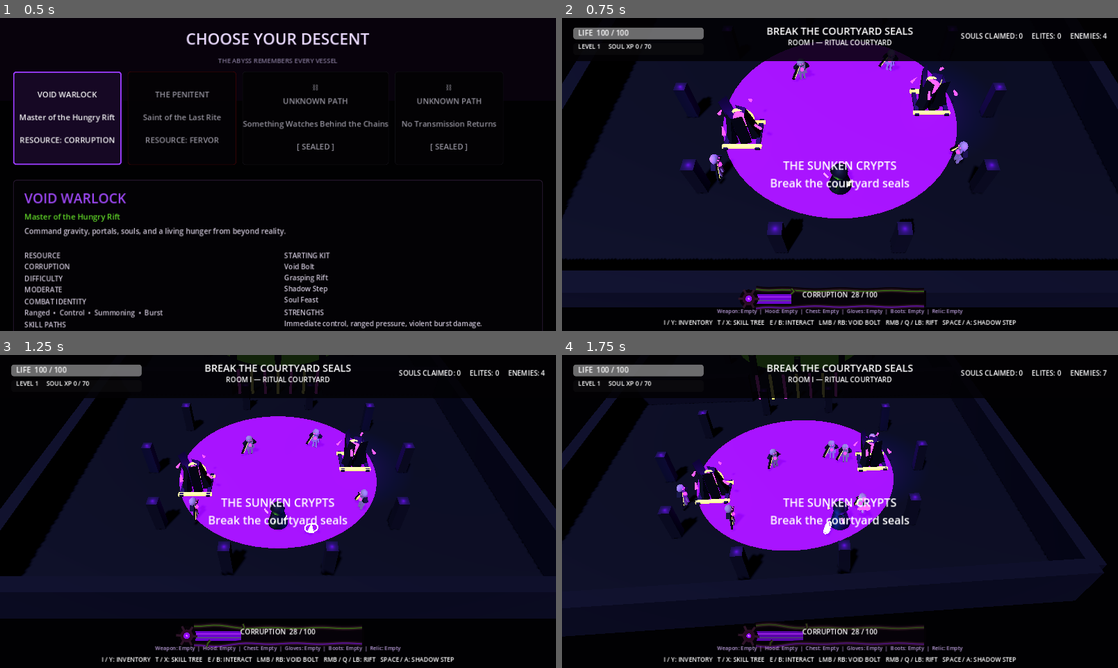
Above: before the commit, frames 1-4 (two rows, left to right).
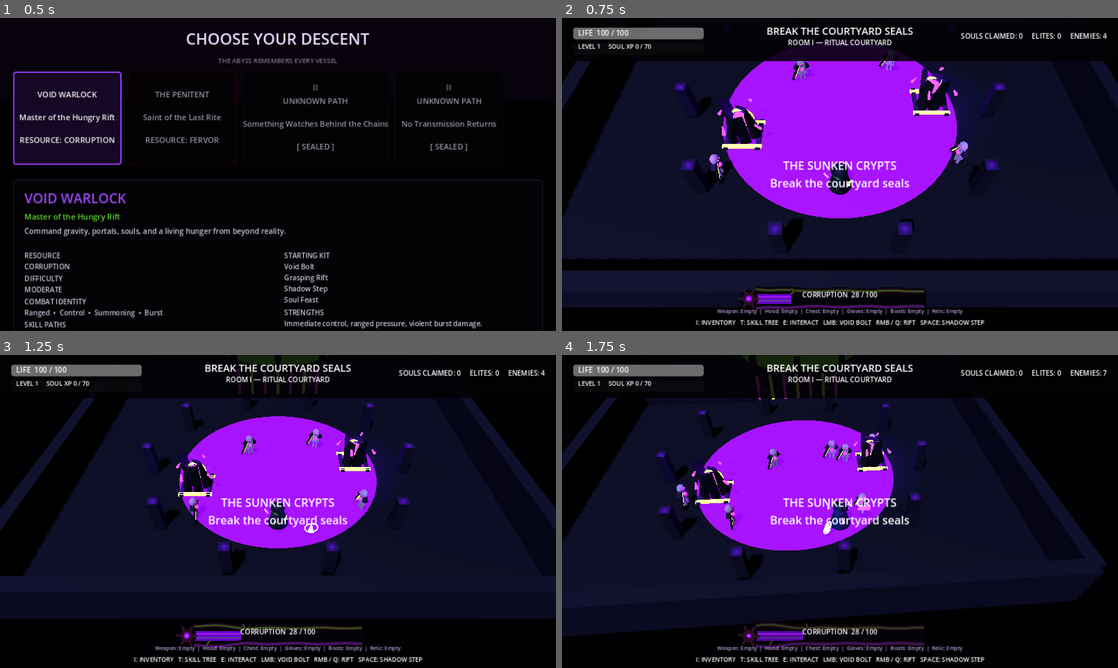
Above: after the commit, the same moments.

Repository: D3MISEarch/ABYSSFALL
Game: Godot game, scene res://main.tscn
Same seed, same stepped clock (60 frames per second), same inputs: the game is played once before the commit and once after it.
Inputs (mouse positions are in pixels of both pictures, inside the frame that each line leads up to):
- Up to frame 1 (0.5 s): no input
- Up to frame 2 (0.75 s): click "VOID WARLOCK Master of the Hu…" at 0.5 s
- Up to frame 3 (1.25 s): no input
- Up to frame 4 (1.75 s): tap Enter (ui_accept) at 1.25, 1.52 s; move the mouse to (962, 495) at 1.27 s; press the mouse at (962, 495) at 1.28 s; hold D (move_right) from 1.28 s (still down)

Frame 1 is identical in both runs. In frame 2, 0.7% of the frame differs, in the area x 18-82%, y 96-99%; in frame 3, 0.7%; in frame 4, 0.7%.

Commit message:
Improve Penitent combat feel and DualSense prompts

Diff:
--- /dev/null
+++ b/scripts/characters/penitent/ritual_blade_rules.gd
@@ -0,0 +1,59 @@
+extends RefCounted
+class_name RitualBladeRules
+
+const REACH := 3.35
+const HALF_ANGLE_DEGREES := 68.0
+const STEP_IN_DISTANCE := 0.42
+const STEP_IN_MIN_TARGET_DISTANCE := 1.85
+const COMBO_DAMAGE := [10, 12, 18]
+
+
+static func get_damage(combo_step: int) -> int:
+	var resolved_step := clampi(combo_step, 1, COMBO_DAMAGE.size())
+	return int(COMBO_DAMAGE[resolved_step - 1])
+
+
+static func is_target_in_arc(
+	origin: Vector3,
+	facing: Vector3,
+	target_position: Vector3,
+	reach: float = REACH,
+	half_angle_degrees: float = HALF_ANGLE_DEGREES
+) -> bool:
+	var flat_offset := target_position - origin
+	flat_offset.y = 0.0
+	var distance := flat_offset.length()
+	if distance > reach:
+		return false
+	if distance <= 0.001:
+		return true
+
+	var flat_facing := facing
+	flat_facing.y = 0.0
+	if flat_facing.length_squared() <= 0.001:
+		return false
+	flat_facing = flat_facing.normalized()
+	var direction := flat_offset / distance
+	var minimum_dot := cos(deg_to_rad(clampf(half_angle_degrees, 0.0, 179.0)))
+	return flat_facing.dot(direction) >= minimum_dot
+
+
+static func get_step_in_distance(
+	origin: Vector3,
+	facing: Vector3,
+	target_position: Vector3
+) -> float:
+	if not is_target_in_arc(
+		origin,
+		facing,
+		target_position,
+		REACH + STEP_IN_DISTANCE,
+		HALF_ANGLE_DEGREES
+	):
+		return 0.0
+	var flat_offset := target_position - origin
+	flat_offset.y = 0.0
+	var distance := flat_offset.length()
+	if distance <= STEP_IN_MIN_TARGET_DISTANCE:
+		return 0.0
+	return minf(STEP_IN_DISTANCE, distance - STEP_IN_MIN_TARGET_DISTANCE)
--- a/scripts/characters/penitent_character.gd
+++ b/scripts/characters/penitent_character.gd
@@ -9,6 +9,7 @@
 const SEAL_OF_BINDING_SCRIPT = preload("res://scripts/characters/penitent/seal_of_binding.gd")
 const SIGIL_ROSTER_SCRIPT = preload("res://scripts/characters/penitent/sigil_roster.gd")
 const BRAND_OF_RUIN_RULES = preload("res://scripts/characters/penitent/brand_of_ruin_rules.gd")
+const RITUAL_BLADE_RULES = preload("res://scripts/characters/penitent/ritual_blade_rules.gd")
 
 const SEAL_OF_BINDING_COST := 18.0
 const SEAL_OF_BINDING_RADIUS := 3.4
@@ -23,6 +24,7 @@
 var ritual_blade_combo_time := 0.0
 var brand_of_ruin_cooldown := 0.0
 var active_brand_target: Node3D
+var last_ritual_blade_result: Dictionary = {}
 
 
 func _ready() -> void:
@@ -224,26 +226,29 @@
 func _perform_ritual_blade_attack() -> void:
 	ritual_blade_combo_step = ritual_blade_combo_step % 3 + 1
 	ritual_blade_combo_time = 1.05
+	var step_distance := _apply_ritual_blade_step_in()
 	var hit_count := 0
 	var completed_count := 0
 	var echo_count := 0
-	var strike_center := global_position + facing * 1.25
-	var damage := 18 if ritual_blade_combo_step == 3 else (12 if ritual_blade_combo_step == 2 else 10)
+	var damage: int = RITUAL_BLADE_RULES.get_damage(ritual_blade_combo_step)
 
 	for enemy in get_tree().get_nodes_in_group("enemies"):
 		if not is_instance_valid(enemy) or not enemy.has_method("take_damage"):
 			continue
 		if enemy.get("alive") != null and not bool(enemy.get("alive")):
 			continue
-		var offset: Vector3 = enemy.global_position - strike_center
-		offset.y = 0.0
-		if offset.length() > 1.55:
+		if not RITUAL_BLADE_RULES.is_target_in_arc(
+			global_position,
+			facing,
+			enemy.global_position
+		):
 			continue
 
 		var mark_before := enemy.get_node_or_null("RiteMark") as RiteMarkComponent
 		var was_branded := is_instance_valid(mark_before) and mark_before.branded
 		enemy.take_damage(damage)
 		hit_count += 1
+		_spawn_ritual_blade_hit(enemy)
 		var mark := get_or_create_rite_mark(enemy)
 		if not is_instance_valid(mark):
 			continue
@@ -262,19 +267,174 @@
 		if was_branded:
 			echo_count += _echo_brand_damage(enemy, damage)
 
+	set_combat_active(true)
+	_spawn_ritual_blade_arc(hit_count)
+	last_ritual_blade_result = {
+		"combo_step": ritual_blade_combo_step,
+		"hits": hit_count,
+		"completed_rites": completed_count,
+		"echoes": echo_count,
+		"damage": damage,
+		"step_distance": step_distance,
+		"reach": RITUAL_BLADE_RULES.REACH,
+	}
+
 	if completed_count > 0:
 		add_fervor(minf(float(completed_count) * 6.0, 18.0))
 		ability_message.emit("RITE COMPLETE" if completed_count == 1 else "%d RITES COMPLETE" % completed_count)
 	elif echo_count > 0:
 		ability_message.emit("BRAND OF RUIN ECHOES THROUGH %d MARKS" % echo_count)
 	elif hit_count > 0 and ritual_blade_combo_step == 3:
-		ability_message.emit("THE FINISHER CARVES NO NEW CONFESSION")
+		ability_message.emit("RITUAL BLADE — THIRD CONFESSION")
 
 	if is_instance_valid(visual_root):
 		var tween := create_tween()
 		var attack_scale := Vector3(1.24, 0.86, 1.24) if ritual_blade_combo_step == 3 else Vector3(1.14, 0.92, 1.14)
 		tween.tween_property(visual_root, "scale", attack_scale, 0.055)
 		tween.tween_property(visual_root, "scale", Vector3.ONE, 0.13)
+
+
+func get_ritual_blade_snapshot() -> Dictionary:
+	return last_ritual_blade_result.duplicate(true)
+
+
+func _apply_ritual_blade_step_in() -> float:
+	var target := _select_ritual_blade_step_target()
+	if not is_instance_valid(target):
+		return 0.0
+	var step_distance: float = RITUAL_BLADE_RULES.get_step_in_distance(
+		global_position,
+		facing,
+		target.global_position
+	)
+	if step_distance <= 0.0:
+		return 0.0
+	var flat_facing := facing
+	flat_facing.y = 0.0
+	if flat_facing.length_squared() <= 0.001:
+		return 0.0
+	flat_facing = flat_facing.normalized()
+	var starting_position := global_position
+	move_and_collide(flat_facing * step_distance)
+	var travelled := global_position - starting_position
+	travelled.y = 0.0
+	return travelled.length()
+
+
+func _select_ritual_blade_step_target() -> Node3D:
+	var best_target: Node3D
+	var best_distance := INF
+	for candidate in get_tree().get_nodes_in_group("enemies"):
+		var enemy := candidate as Node3D
+		if not is_instance_valid(enemy):
+			continue
+		if enemy.get("alive") != null and not bool(enemy.get("alive")):
+			continue
+		if not RITUAL_BLADE_RULES.is_target_in_arc(
+			global_position,
+			facing,
+			enemy.global_position,
+			RITUAL_BLADE_RULES.REACH + RITUAL_BLADE_RULES.STEP_IN_DISTANCE,
+			RITUAL_BLADE_RULES.HALF_ANGLE_DEGREES
+		):
+			continue
+		var flat_offset := enemy.global_position - global_position
+		flat_offset.y = 0.0
+		var distance := flat_offset.length()
+		if distance < best_distance:
+			best_distance = distance
+			best_target = enemy
+	return best_target
+
+
+func _spawn_ritual_blade_arc(hit_count: int) -> void:
+	var scene_root := get_tree().current_scene as Node3D
+	if not is_instance_valid(scene_root):
+		scene_root = get_parent() as Node3D
+	if not is_instance_valid(scene_root):
+		return
+
+	var arc_root := Node3D.new()
+	arc_root.name = "RitualBladeArc"
+	var spawn_global := global_position + Vector3(0.0, 0.16, 0.0)
+	arc_root.position = scene_root.to_local(spawn_global)
+	arc_root.rotation.y = atan2(-facing.x, -facing.z)
+	arc_root.scale = Vector3(0.72, 0.72, 0.72)
+
+	var color := Color(0.82, 0.025, 0.045)
+	if ritual_blade_combo_step == 2:
+		color = Color(0.98, 0.13, 0.035)
+	elif ritual_blade_combo_step == 3:
+		color = Color(0.34, 0.92, 0.055)
+	if hit_count <= 0:
+		color = color.darkened(0.18)
+
+	var material := StandardMaterial3D.new()
+	material.albedo_color = Color(color.r, color.g, color.b, 0.72)
+	material.transparency = BaseMaterial3D.TRANSPARENCY_ALPHA
+	material.shading_mode = BaseMaterial3D.SHADING_MODE_UNSHADED
+	material.emission_enabled = true
+	material.emission = color * 3.0
+	material.emission_energy_multiplier = 2.6
+
+	var segment_count := 11
+	var half_angle := deg_to_rad(RITUAL_BLADE_RULES.HALF_ANGLE_DEGREES)
+	var arc_radius := 2.55 if ritual_blade_combo_step == 3 else 2.30
+	for index in range(segment_count):
+		var ratio := float(index) / float(segment_count - 1)
+		var angle := lerpf(-half_angle, half_angle, ratio)
+		var segment := MeshInstance3D.new()
+		var mesh := BoxMesh.new()
+		mesh.size = Vector3(0.58 if ritual_blade_combo_step == 3 else 0.48, 0.045, 0.15)
+		segment.mesh = mesh
+		segment.position = Vector3(sin(angle) * arc_radius, 0.0, -cos(angle) * arc_radius)
+		segment.rotation.y = -angle
+		segment.material_override = material
+		arc_root.add_child(segment)
+
+	var light := OmniLight3D.new()
+	light.position = Vector3(0.0, 0.55, -1.7)
+	light.light_color = color
+	light.light_energy = 1.25 if hit_count > 0 else 0.72
+	light.omni_range = 4.2
+	arc_root.add_child(light)
+
+	# The arc has no _ready() gameplay work, but its transform is still assigned
+	# before attachment to preserve the project's scene-tree ordering rule.
+	scene_root.add_child(arc_root)
+	var tween := arc_root.create_tween()
+	tween.set_parallel(true)
+	tween.tween_property(arc_root, "scale", Vector3(1.08, 1.0, 1.08), 0.16)
+	tween.tween_property(arc_root, "rotation:y", arc_root.rotation.y + 0.18, 0.16)
+	tween.chain().tween_callback(arc_root.queue_free)
+
+
+func _spawn_ritual_blade_hit(target: Node3D) -> void:
+	if not is_instance_valid(target):
+		return
+	var pulse := MeshInstance3D.new()
+	pulse.name = "RitualBladeHit"
+	var sphere := SphereMesh.new()
+	sphere.radius = 0.38 if ritual_blade_combo_step < 3 else 0.52
+	sphere.height = sphere.radius * 2.0
+	pulse.mesh = sphere
+	pulse.position = Vector3(0.0, 0.62, 0.0)
+	pulse.scale = Vector3.ONE * 0.35
+	var color := Color(0.90, 0.035, 0.055) if ritual_blade_combo_step < 3 else Color(0.34, 0.94, 0.055)
+	var material := StandardMaterial3D.new()
+	material.albedo_color = Color(color.r, color.g, color.b, 0.62)
+	material.transparency = BaseMaterial3D.TRANSPARENCY_ALPHA
+	material.shading_mode = BaseMaterial3D.SHADING_MODE_UNSHADED
+	material.emission_enabled = true
+	material.emission = color * 3.2
+	material.emission_energy_multiplier = 2.8
+	pulse.material_override = material
+	target.add_child(pulse)
+	var tween := pulse.create_tween()
+	tween.set_parallel(true)
+	tween.tween_property(pulse, "scale", Vector3.ONE * 1.35, 0.18)
+	tween.tween_property(pulse, "modulate:a", 0.0, 0.18)
+	tween.chain().tween_callback(pulse.queue_free)
 
 
 func _cast_brand_of_ruin() -> void:
--- a/scripts/multiclass_main.gd
+++ b/scripts/multiclass_main.gd
@@ -2,10 +2,12 @@
 
 const CHARACTER_FACTORY = preload("res://scripts/core/character_factory.gd")
 const FERVOR_SEAL_SCRIPT = preload("res://scripts/ui/fervor_seal.gd")
+const INPUT_PROMPT_PROFILE = preload("res://scripts/ui/input_prompt_profile.gd")
 
 var requested_class_id := ""
 var selected_class_id := CHARACTER_FACTORY.DEFAULT_CLASS_ID
 var penitent_hud_installed := false
+var active_prompt_profile := INPUT_PROMPT_PROFILE.KEYBOARD_MOUSE
 
 
 func _spawn_player() -> void:
@@ -54,6 +56,7 @@
 
 	_refresh_inventory()
 	_refresh_skill_tree()
+	active_prompt_profile = INPUT_PROMPT_PROFILE.connected_profile()
 	_update_class_specific_copy()
 	if player.has_method("get_sigil_capacity_snapshot"):
 		var sigil_snapshot: Dictionary = player.get_sigil_capacity_snapshot()
@@ -61,6 +64,14 @@
 			int(sigil_snapshot.get("active", 0)),
 			int(sigil_snapshot.get("maximum", 3))
 		)
+
+
+func _input(event: InputEvent) -> void:
+	var requested_profile := INPUT_PROMPT_PROFILE.profile_for_event(event)
+	if requested_profile.is_empty() or requested_profile == active_prompt_profile:
+		return
+	active_prompt_profile = requested_profile
+	_refresh_control_hint()
 
 
 func _resolve_selected_class_id() -> String:
@@ -168,8 +179,8 @@
 			node_label.autowrap_mode = TextServer.AUTOWRAP_WORD_SMART
 			var prefix := (
 				"✓"
-				if skill_index < current_tier
-				else ("▶" if skill_index == current_tier else "◇")
+					if skill_index < current_tier
+					else ("▶" if skill_index == current_tier else "◇")
 			)
 			node_label.text = (
 				"%s  T%d  %s\n%s"
@@ -217,11 +228,21 @@
 	if selected_class_id == "penitent_placeholder":
 		_install_penitent_resource_hud()
 
-	if is_instance_valid(menu_hint_label):
-		if selected_class_id == "void_warlock":
-			menu_hint_label.text = "I / Y: INVENTORY   T / X: SKILL TREE   E / B: INTERACT   LMB / RB: VOID BOLT   RMB / Q / LB: RIFT   SPACE / A: SHADOW STEP"
-		else:
-			menu_hint_label.text = "PENITENT   ATTACK: LMB/RB   BRAND: F/R3 (12)   SEAL: Q/LB (18)   CHAIN: C/L3 (14)   SACRAMENT: V/DOWN (40+)   DODGE: SPACE/A   %s" % resource_name.to_upper()
+	_refresh_control_hint(resource_name)
+
+
+func _refresh_control_hint(resource_name: String = "") -> void:
+	if not is_instance_valid(menu_hint_label):
+		return
+	var resolved_resource := resource_name
+	if resolved_resource.is_empty() and is_instance_valid(player):
+		var definition: Dictionary = player.get_class_definition()
+		resolved_resource = str(definition.get("resource_name", "Resource"))
+	menu_hint_label.text = INPUT_PROMPT_PROFILE.build_hint(
+		selected_class_id,
+		active_prompt_profile,
+		resolved_resource
+	)
 
 
 func _install_penitent_resource_hud() -> void:
--- /dev/null
+++ b/scripts/ui/input_prompt_profile.gd
@@ -0,0 +1,59 @@
+extends RefCounted
+class_name InputPromptProfile
+
+const KEYBOARD_MOUSE := "keyboard_mouse"
+const PLAYSTATION := "playstation"
+const XBOX := "xbox"
+
+
+static func profile_for_joy_name(joy_name: String) -> String:
+	var normalized := joy_name.strip_edges().to_lower()
+	for token in ["dualsense", "dual sense", "dualshock", "playstation", "ps4", "ps5", "sony"]:
+		if normalized.contains(token):
+			return PLAYSTATION
+	return XBOX
+
+
+static func connected_profile() -> String:
+	var fallback := KEYBOARD_MOUSE
+	for device_id in Input.get_connected_joypads():
+		var profile := profile_for_joy_name(Input.get_joy_name(device_id))
+		if profile == PLAYSTATION:
+			return PLAYSTATION
+		fallback = XBOX
+	return fallback
+
+
+static func profile_for_event(event: InputEvent) -> String:
+	if event is InputEventJoypadButton or event is InputEventJoypadMotion:
+		return profile_for_joy_name(Input.get_joy_name(event.device))
+	if event is InputEventKey or event is InputEventMouseButton:
+		return KEYBOARD_MOUSE
+	return ""
+
+
+static func build_hint(class_id: String, profile: String, resource_name: String) -> String:
+	if class_id == "void_warlock":
+		return _build_warlock_hint(profile)
+	return _build_penitent_hint(profile, resource_name)
+
+
+static func _build_warlock_hint(profile: String) -> String:
+	match profile:
+		PLAYSTATION:
+			return "TRIANGLE: INVENTORY   SQUARE: SKILL TREE   CIRCLE: INTERACT   R1: VOID BOLT   L1: RIFT   CROSS: SHADOW STEP"
+		XBOX:
+			return "Y: INVENTORY   X: SKILL TREE   B: INTERACT   RB: VOID BOLT   LB: RIFT   A: SHADOW STEP"
+		_:
+			return "I: INVENTORY   T: SKILL TREE   E: INTERACT   LMB: VOID BOLT   RMB / Q: RIFT   SPACE: SHADOW STEP"
+
+
+static func _build_penitent_hint(profile: String, resource_name: String) -> String:
+	var resource_copy := resource_name.to_upper()
+	match profile:
+		PLAYSTATION:
+			return "PENITENT   R1: BLADE   R3: BRAND (12)   L1: SEAL (18)   L3: CHAIN (14)   D-PAD DOWN: SACRAMENT (40+)   CROSS: DODGE   %s" % resource_copy
+		XBOX:
+			return "PENITENT   RB: BLADE   R3: BRAND (12)   LB: SEAL (18)   L3: CHAIN (14)   D-PAD DOWN: SACRAMENT (40+)   A: DODGE   %s" % resource_copy
+		_:
+			return "PENITENT   LMB: BLADE   F: BRAND (12)   Q: SEAL (18)   C: CHAIN (14)   V: SACRAMENT (40+)   SPACE: DODGE   %s" % resource_copy
--- /dev/null
+++ b/tests/test_input_prompt_profile.gd
@@ -0,0 +1,44 @@
+extends SceneTree
+
+const PROFILE = preload("res://scripts/ui/input_prompt_profile.gd")
+
+var failures := 0
+
+
+func _init() -> void:
+	call_deferred("_run_tests")
+
+
+func _run_tests() -> void:
+	_assert_equal(PROFILE.profile_for_joy_name("DualSense Wireless Controller"), PROFILE.PLAYSTATION, "DualSense resolves to PlayStation prompts")
+	_assert_equal(PROFILE.profile_for_joy_name("Sony Interactive Entertainment Wireless Controller"), PROFILE.PLAYSTATION, "Sony controller resolves to PlayStation prompts")
+	_assert_equal(PROFILE.profile_for_joy_name("Xbox Wireless Controller"), PROFILE.XBOX, "Xbox controller keeps Xbox prompts")
+
+	var penitent_ps := PROFILE.build_hint("penitent_placeholder", PROFILE.PLAYSTATION, "Fervor")
+	_assert_true(penitent_ps.contains("R1: BLADE"), "PlayStation Penitent hint uses R1")
+	_assert_true(penitent_ps.contains("CROSS: DODGE"), "PlayStation Penitent hint uses Cross")
+	_assert_true(not penitent_ps.contains("RB:"), "PlayStation hint does not leak Xbox attack labels")
+
+	var warlock_keyboard := PROFILE.build_hint("void_warlock", PROFILE.KEYBOARD_MOUSE, "Corruption")
+	_assert_true(warlock_keyboard.contains("LMB: VOID BOLT"), "Keyboard Warlock hint keeps mouse attack")
+
+	if failures > 0:
+		printerr("Input prompt profile tests failed: %d" % failures)
+		quit(1)
+		return
+	print("Input prompt profile tests passed.")
+	quit(0)
+
+
+func _assert_true(condition: bool, label: String) -> void:
+	if condition:
+		return
+	failures += 1
+	printerr("FAIL: %s" % label)
+
+
+func _assert_equal(actual, expected, label: String) -> void:
+	if actual == expected:
+		return
+	failures += 1
+	printerr("FAIL: %s — expected %s, got %s" % [label, str(expected), str(actual)])
--- /dev/null
+++ b/tests/test_ritual_blade.gd
@@ -0,0 +1,158 @@
+extends SceneTree
+
+const RULES = preload("res://scripts/characters/penitent/ritual_blade_rules.gd")
+const PENITENT_CHARACTER_SCRIPT = preload("res://scripts/characters/penitent_character.gd")
+
+var failures := 0
+
+
+class DummyEnemy extends Node3D:
+	var alive := true
+	var damage_taken := 0
+
+	func take_damage(amount: int) -> void:
+		damage_taken += amount
+
+
+func _init() -> void:
+	call_deferred("_run_tests")
+
+
+func _run_tests() -> void:
+	_test_arc_geometry()
+	_test_step_in_rules()
+	_test_damage_sequence()
+	_test_canonical_attack_hits_readable_range()
+	_test_attack_visual_exists_on_miss()
+
+	if failures > 0:
+		printerr("Ritual Blade tests failed: %d" % failures)
+		quit(1)
+		return
+	print("Ritual Blade tests passed.")
+	quit(0)
+
+
+func _test_arc_geometry() -> void:
+	var origin := Vector3.ZERO
+	var facing := Vector3.FORWARD
+	_assert_true(
+		RULES.is_target_in_arc(origin, facing, Vector3(0.0, 0.0, -3.20)),
+		"Readable frontal melee distance is included"
+	)
+	_assert_true(
+		RULES.is_target_in_arc(origin, facing, Vector3(2.20, 0.0, -2.20)),
+		"Wide frontal cleave includes an angled pack target"
+	)
+	_assert_true(
+		not RULES.is_target_in_arc(origin, facing, Vector3(0.0, 0.0, -3.60)),
+		"Target beyond Ritual Blade reach is excluded"
+	)
+	_assert_true(
+		not RULES.is_target_in_arc(origin, facing, Vector3(0.0, 0.0, 1.0)),
+		"Target behind the Penitent is excluded"
+	)
+
+
+func _test_step_in_rules() -> void:
+	var origin := Vector3.ZERO
+	var facing := Vector3.FORWARD
+	_assert_true(
+		RULES.get_step_in_distance(origin, facing, Vector3(0.0, 0.0, -3.60)) > 0.0,
+		"Attack can step into a target just beyond normal reach"
+	)
+	_assert_float(
+		RULES.get_step_in_distance(origin, facing, Vector3(0.0, 0.0, -1.40)),
+		0.0,
+		"Attack does not lunge when already in close range"
+	)
+	_assert_float(
+		RULES.get_step_in_distance(origin, facing, Vector3(0.0, 0.0, 2.0)),
+		0.0,
+		"Attack never lunges backward"
+	)
+
+
+func _test_damage_sequence() -> void:
+	_assert_equal(RULES.get_damage(1), 10, "First slash keeps its damage")
+	_assert_equal(RULES.get_damage(2), 12, "Second slash keeps its damage")
+	_assert_equal(RULES.get_damage(3), 18, "Finisher keeps its damage")
+
+
+func _test_canonical_attack_hits_readable_range() -> void:
+	var previous_scene := current_scene
+	var world := Node3D.new()
+	world.name = "RitualBladeWorld"
+	root.add_child(world)
+	current_scene = world
+
+	var penitent := PENITENT_CHARACTER_SCRIPT.new() as PenitentCharacter
+	penitent.position = Vector3(0.0, 0.9, 0.0)
+	world.add_child(penitent)
+	penitent.facing = Vector3.FORWARD
+
+	var front_target := DummyEnemy.new()
+	front_target.name = "FrontTarget"
+	front_target.position = Vector3(0.0, 0.0, -3.10)
+	world.add_child(front_target)
+	front_target.add_to_group("enemies")
+
+	var rear_target := DummyEnemy.new()
+	rear_target.name = "RearTarget"
+	rear_target.position = Vector3(0.0, 0.0, 1.0)
+	world.add_child(rear_target)
+	rear_target.add_to_group("enemies")
+
+	penitent._perform_ritual_blade_attack()
+	_assert_equal(front_target.damage_taken, 10, "Canonical attack reaches the frontal target")
+	_assert_equal(rear_target.damage_taken, 0, "Canonical attack does not hit behind the player")
+	var snapshot: Dictionary = penitent.get_ritual_blade_snapshot()
+	_assert_equal(int(snapshot.get("hits", 0)), 1, "Attack snapshot records the hit")
+	_assert_equal(int(snapshot.get("combo_step", 0)), 1, "Attack snapshot records combo step one")
+
+	current_scene = previous_scene
+	world.free()
+
+
+func _test_attack_visual_exists_on_miss() -> void:
+	var previous_scene := current_scene
+	var world := Node3D.new()
+	world.name = "RitualBladeMissWorld"
+	root.add_child(world)
+	current_scene = world
+
+	var penitent := PENITENT_CHARACTER_SCRIPT.new() as PenitentCharacter
+	world.add_child(penitent)
+	penitent.facing = Vector3.FORWARD
+	penitent._perform_ritual_blade_attack()
+
+	_assert_true(
+		is_instance_valid(world.get_node_or_null("RitualBladeArc")),
+		"A missed basic attack still creates readable swing feedback"
+	)
+	var snapshot: Dictionary = penitent.get_ritual_blade_snapshot()
+	_assert_equal(int(snapshot.get("hits", -1)), 0, "Attack snapshot distinguishes a miss")
+
+	current_scene = previous_scene
+	world.free()
+
+
+func _assert_true(condition: bool, label: String) -> void:
+	if condition:
+		return
+	failures += 1
+	printerr("FAIL: %s" % label)
+
+
+func _assert_equal(actual, expected, label: String) -> void:
+	if actual == expected:
+		return
+	failures += 1
+	printerr("FAIL: %s — expected %s, got %s" % [label, str(expected), str(actual)])
+
+
+func _assert_float(actual: float, expected: float, label: String) -> void:
+	if is_equal_approx(actual, expected):
+		return
+	failures += 1
+	printerr("FAIL: %s — expected %.3f, got %.3f" % [label, expected, actual])
Not shown, added: .github/workflows/sprint1-penitent-input-validation.yml
Not shown, added: docs/SPRINT1_PENITENT_DUALSENSE_PLAYTEST.md
